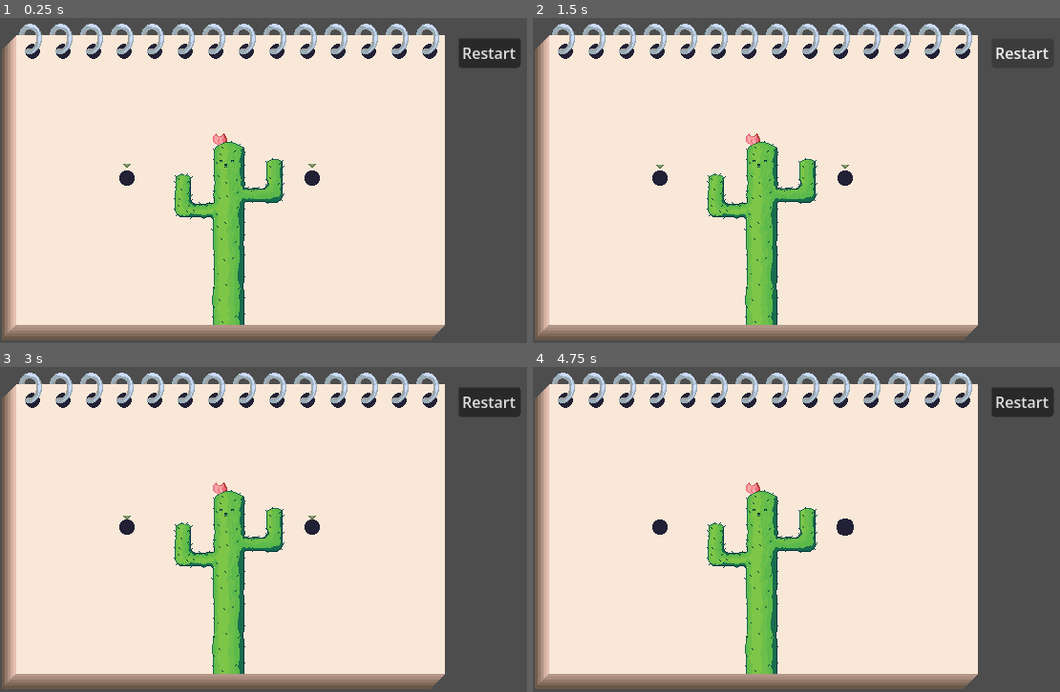
Above: before the commit, frames 1-4 (two rows, left to right).
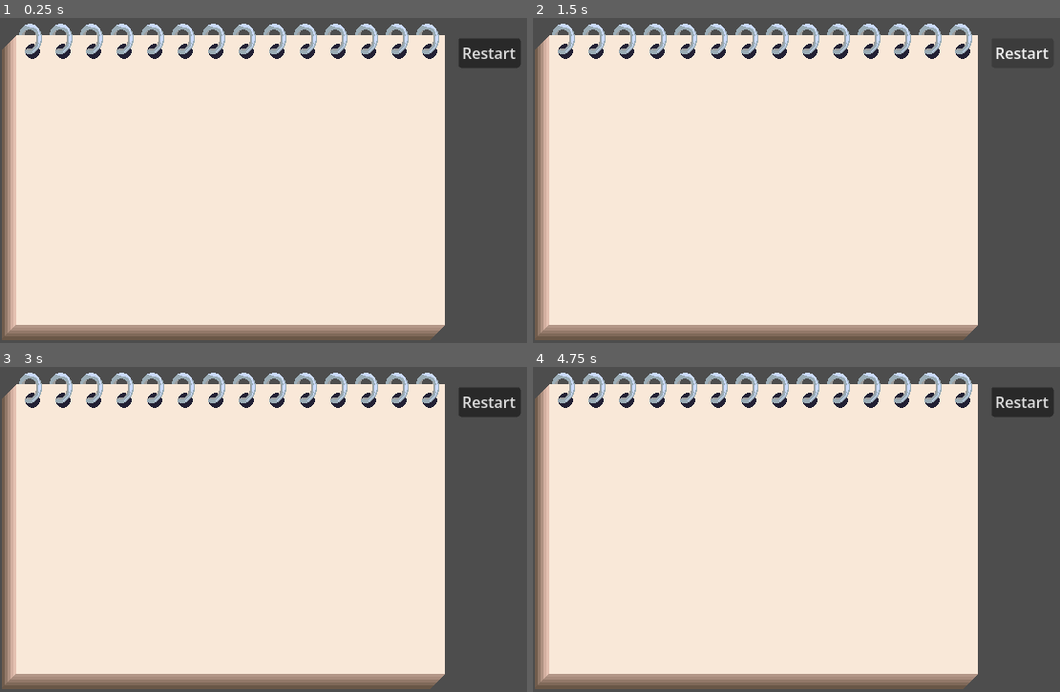
Above: after the commit, the same moments.

Repository: crookedneighbor/drawing-connection
Game: Godot game, scene res://levels/level.tscn
The game is run twice, just before and just after one commit, with the same random seed, the same clock (stepped at 60 frames per second) and the same inputs. Before the commit the project starts from res://main.tscn.
Inputs (mouse positions are in pixels of both pictures, inside the frame that each line leads up to):
- Up to frame 1 (0.25 s): no input
- Up to frame 2 (1.5 s): click "Restart" at 0.5 s; click "Restart" at 1.25 s
- Up to frame 3 (3 s): click "Restart" at 2 s; tap Enter at 2.75 s; move the mouse to (231, 542) at 2.77 s; click (231, 542) at 2.92 s
- Up to frame 4 (4.75 s): tap Space at 3.5 s; move the mouse to (659, 526) at 3.52 s; click (659, 526) at 3.67 s; move the mouse to (843, 526) at 4.27 s; click (843, 526) at 4.42 s

The runs differ from the first frame. In frame 1, 4.8% of the frame differs, in the area x 22-61%, y 35-95%; in frame 2, 4.8%; in frame 3, 4.8%; in frame 4, 4.8%.

Commit message:
feat: add level changing

Diff:
--- /dev/null
+++ b/levels/intro/intro.tscn
@@ -0,0 +1,13 @@
+[gd_scene format=3 uid="uid://1fbmvimblsqx"]
+
+[ext_resource type="PackedScene" uid="uid://b0olc2xuik3ss" path="res://levels/level.tscn" id="1_12a5q"]
+[ext_resource type="PackedScene" uid="uid://c76lyf0pdksov" path="res://tools/connector_dot/connector_dot.tscn" id="2_icj11"]
+
+[node name="Level" unique_id=1251148645 instance=ExtResource("1_12a5q")]
+next_level = "uid://uefg0j1hy2s2"
+
+[node name="ConnectorDot2" parent="ConnectorDotManager" parent_id_path=PackedInt32Array(236887033) index="0" unique_id=769532394 instance=ExtResource("2_icj11")]
+position = Vector2(320, 192)
+
+[node name="ConnectorDot" parent="ConnectorDotManager" parent_id_path=PackedInt32Array(236887033) index="1" unique_id=594619515 instance=ExtResource("2_icj11")]
+position = Vector2(128, 192)
--- /dev/null
+++ b/levels/intro_desert/intro_desert.tscn
@@ -0,0 +1,16 @@
+[gd_scene format=3 uid="uid://uefg0j1hy2s2"]
+
+[ext_resource type="PackedScene" uid="uid://b0olc2xuik3ss" path="res://levels/level.tscn" id="1_5sled"]
+[ext_resource type="PackedScene" uid="uid://c76lyf0pdksov" path="res://tools/connector_dot/connector_dot.tscn" id="2_w26ed"]
+[ext_resource type="PackedScene" uid="uid://6b4o8lwdg03a" path="res://obstacles/cactus/cactus.tscn" id="3_703o1"]
+
+[node name="Level" unique_id=1251148645 instance=ExtResource("1_5sled")]
+
+[node name="ConnectorDot2" parent="ConnectorDotManager" parent_id_path=PackedInt32Array(236887033) index="0" unique_id=769532394 instance=ExtResource("2_w26ed")]
+position = Vector2(336, 192)
+
+[node name="ConnectorDot" parent="ConnectorDotManager" parent_id_path=PackedInt32Array(236887033) index="1" unique_id=331079795 instance=ExtResource("2_w26ed")]
+position = Vector2(128, 192)
+
+[node name="Cactus" parent="." index="4" unique_id=1311550916 instance=ExtResource("3_703o1")]
+position = Vector2(240, 340)
--- a/main.gd
+++ b/levels/level.gd
@@ -1,10 +1,11 @@
-class_name Main extends Node2D
+class_name Level extends Node2D
+
+@export_file("*.tscn") var next_level
 
 @onready var pad: Pad = $Pad
 @onready var pencil: Pencil = $Pencil
 @onready var controls: Controls = $Controls
-
-@export var connector_dot_manager: ConnectorDotManager
+@onready var connector_dot_manager: ConnectorDotManager = $ConnectorDotManager
 
 var pressing: bool = false
 var within_bounds: bool = false
@@ -52,6 +53,8 @@
 func _on_win() -> void:
 	pencil.stop()
 	print("TODO - load win screen")
+	if next_level:
+		get_tree().change_scene_to_file(next_level)
 
 func _on_restart() -> void:
 	restart()
--- /dev/null
+++ b/levels/level.tscn
@@ -0,0 +1,24 @@
+[gd_scene format=3 uid="uid://b0olc2xuik3ss"]
+
+[ext_resource type="Script" uid="uid://vc4ejtiqnw26" path="res://levels/level.gd" id="1_n6hdu"]
+[ext_resource type="PackedScene" uid="uid://d32l4wnp5onnv" path="res://tools/pad/pad.tscn" id="2_km5ld"]
+[ext_resource type="PackedScene" uid="uid://iihl1e0keb0" path="res://tools/pencil/pencil.tscn" id="3_i2t4f"]
+[ext_resource type="PackedScene" uid="uid://du01dv6xnq57c" path="res://tools/connector_dot/connector_dot_manager.tscn" id="4_8cye3"]
+[ext_resource type="PackedScene" uid="uid://da4fkuoc207t1" path="res://tools/controls/controls.tscn" id="6_aicyk"]
+
+[node name="Level" type="Node2D" unique_id=1251148645]
+script = ExtResource("1_n6hdu")
+
+[node name="Pad" parent="." unique_id=1424504259 instance=ExtResource("2_km5ld")]
+position = Vector2(234, 189)
+number_of_horizontal_areas = 5
+
+[node name="Pencil" parent="." unique_id=617229547 instance=ExtResource("3_i2t4f")]
+
+[node name="ConnectorDotManager" parent="." unique_id=236887033 instance=ExtResource("4_8cye3")]
+
+[node name="Controls" parent="." unique_id=84583839 instance=ExtResource("6_aicyk")]
+position = Vector2(480, 40)
+
+[connection signal="enter_drawable_area" from="Pad" to="Pencil" method="enter_drawable_area"]
+[connection signal="exit_drawable_area" from="Pad" to="Pencil" method="exit_drawable_area"]
--- a/main.tscn
+++ /dev/null
@@ -1,36 +0,0 @@
-[gd_scene format=3 uid="uid://b0olc2xuik3ss"]
-
-[ext_resource type="PackedScene" uid="uid://d32l4wnp5onnv" path="res://tools/pad/pad.tscn" id="1_0xm2m"]
-[ext_resource type="Script" uid="uid://vc4ejtiqnw26" path="res://main.gd" id="1_1bvp3"]
-[ext_resource type="PackedScene" uid="uid://iihl1e0keb0" path="res://tools/pencil/pencil.tscn" id="2_h2yge"]
-[ext_resource type="PackedScene" uid="uid://du01dv6xnq57c" path="res://tools/connector_dot/connector_dot_manager.tscn" id="5_7mycd"]
-[ext_resource type="PackedScene" uid="uid://c76lyf0pdksov" path="res://tools/connector_dot/connector_dot.tscn" id="5_lquwl"]
-[ext_resource type="PackedScene" uid="uid://da4fkuoc207t1" path="res://tools/controls/controls.tscn" id="7_272bh"]
-[ext_resource type="PackedScene" uid="uid://6b4o8lwdg03a" path="res://obstacles/cactus/cactus.tscn" id="8_5vw27"]
-
-[node name="Main" type="Node2D" unique_id=1251148645 node_paths=PackedStringArray("connector_dot_manager")]
-script = ExtResource("1_1bvp3")
-connector_dot_manager = NodePath("ConnectorDotManager")
-
-[node name="Pad" parent="." unique_id=1424504259 instance=ExtResource("1_0xm2m")]
-position = Vector2(234, 189)
-number_of_horizontal_areas = 5
-
-[node name="Pencil" parent="." unique_id=617229547 instance=ExtResource("2_h2yge")]
-
-[node name="ConnectorDotManager" parent="." unique_id=236887033 instance=ExtResource("5_7mycd")]
-
-[node name="ConnectorDot" parent="ConnectorDotManager" unique_id=769532394 instance=ExtResource("5_lquwl")]
-position = Vector2(133, 187)
-
-[node name="ConnectorDot2" parent="ConnectorDotManager" unique_id=1785843932 instance=ExtResource("5_lquwl")]
-position = Vector2(327, 187)
-
-[node name="Controls" parent="." unique_id=84583839 instance=ExtResource("7_272bh")]
-position = Vector2(480, 40)
-
-[node name="Cactus" parent="." unique_id=1402988515 instance=ExtResource("8_5vw27")]
-position = Vector2(240, 341)
-
-[connection signal="enter_drawable_area" from="Pad" to="Pencil" method="enter_drawable_area"]
-[connection signal="exit_drawable_area" from="Pad" to="Pencil" method="exit_drawable_area"]
Renamed: main.gd.uid -> levels/level.gd.uid
